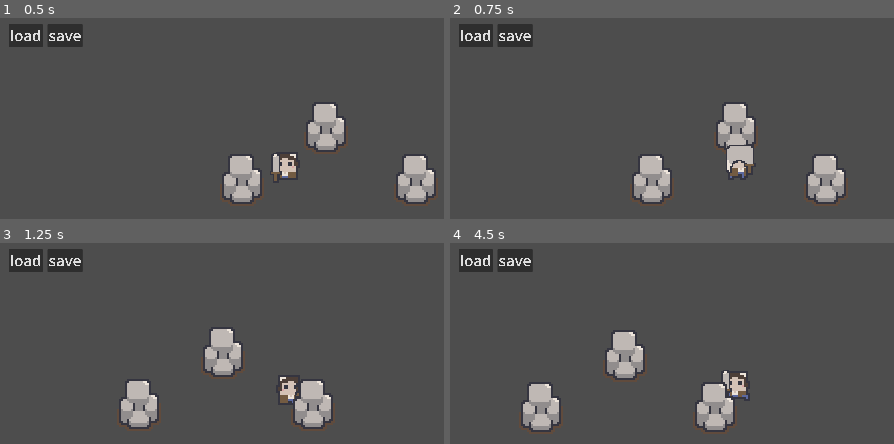
Above: before the commit, frames 1-4 (two rows, left to right).
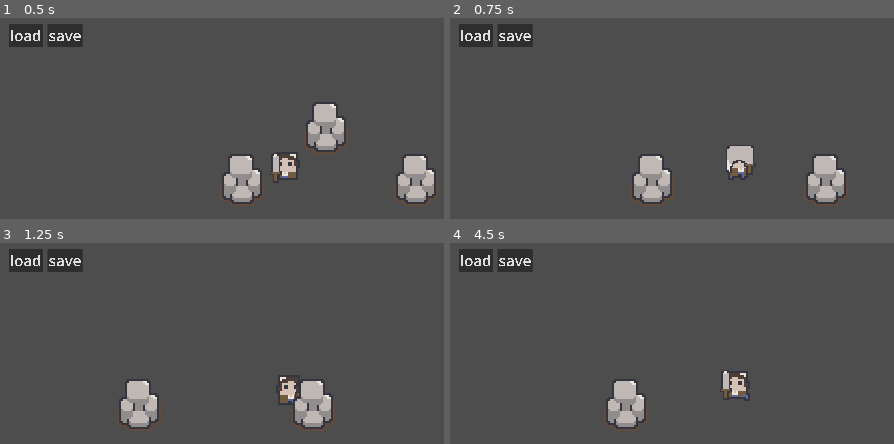
Above: after the commit, the same moments.

Repository: xingmot/godot4_notebook
Game: Godot game, scene res://Level/game_level.tscn
The game is run twice, just before and just after one commit, with the same random seed, the same clock (stepped at 60 frames per second) and the same inputs.
Inputs:
- Up to frame 1 (0.5 s): no input
- Up to frame 2 (0.75 s): hold D (right) from 0.53 s (still down); tap F (use) at 0.6 s
- Up to frame 3 (1.25 s): keep holding D (right)
- Up to frame 4 (4.5 s): release D (right) at 1.28 s; hold S (down) 1.28-2.03 s; tap F (use) every 0.75 s from 1.35 to 4.35 s; hold D (right) 2.03-2.78 s; hold W (up) 2.78-3.53 s; hold A (left) from 3.53 s (still down)

Frame 1 is identical in both runs. In frame 2, 1.3% of the frame differs, in the area x 60-69%, y 42-65%; in frame 3, 1.4%; in frame 4, 5.8%, in the area x 16-64%, y 44-94%.

Commit message:
2023.10.27-3

Diff:
--- a/体系教程/资源采集游戏-Godot4.0/Code/ResourceGatheringRPG/Characters/HandEquip.gd
+++ b/体系教程/资源采集游戏-Godot4.0/Code/ResourceGatheringRPG/Characters/HandEquip.gd
@@ -3,15 +3,13 @@
 
 @onready var equip_sprite: Sprite2D = $EquipSprite
 
-@export var equiped_item : EquippableItem:
+@export var equiped_item : HarvestingTool:
 	set(next_equipped):
 		equiped_item = next_equipped
 		if !is_node_ready():
 			await ready
 		equip_sprite.texture=equiped_item.texture
 
-
-
 func _on_hit_box_hit(hurtbox:HurtBox) -> void:
 	if equiped_item.has_method('interact_with_body'):
 		equiped_item.interact_with_body(hurtbox.get_parent())
--- a/体系教程/资源采集游戏-Godot4.0/Code/ResourceGatheringRPG/Items/harvesting_tool.gd
+++ b/体系教程/资源采集游戏-Godot4.0/Code/ResourceGatheringRPG/Items/harvesting_tool.gd
@@ -1,10 +1,14 @@
 extends EquippableItem
-
 class_name HarvestingTool
 
-func harvest():
-	pass
+@export var effected_nodes: Array[ResourceNodeType]
+@export var min_amount: int = 1
+@export var max_amount: int = 1
+
 
 func interact_with_body(body):
 	if body is ResourceNode:
-		print("Interact with resourceNode!")
+		for type in effected_nodes:
+			if body.node_types.has(type):
+				print_debug('Match found at type ', type.display_name, ' on ', body.name)
+				body.harvest(randi_range(min_amount,max_amount))
--- a/体系教程/资源采集游戏-Godot4.0/Code/ResourceGatheringRPG/Items/test_item.tres
+++ b/体系教程/资源采集游戏-Godot4.0/Code/ResourceGatheringRPG/Items/test_item.tres
@@ -1,9 +1,13 @@
-[gd_resource type="Resource" script_class="EquippableItem" load_steps=3 format=3 uid="uid://j8nybihyebqc"]
+[gd_resource type="Resource" script_class="HarvestingTool" load_steps=4 format=3 uid="uid://j8nybihyebqc"]
 
+[ext_resource type="Resource" uid="uid://qwfivwenmufw" path="res://Objects/Resources/Types/minable.tres" id="1_27gk6"]
 [ext_resource type="Script" path="res://Items/harvesting_tool.gd" id="1_gkn3q"]
 [ext_resource type="Texture2D" uid="uid://rq7oo00ad1ax" path="res://assets/playerSprites_ [version 1.0]/sword_ [iron].png" id="2_nps5m"]
 
 [resource]
 script = ExtResource("1_gkn3q")
+effected_nodes = Array[Resource("res://Objects/Resources/Types/resource_node_type.gd")]([ExtResource("1_27gk6")])
+min_damage = 1
+max_damage = 1
 display_name = "铁剑"
 texture = ExtResource("2_nps5m")
--- /dev/null
+++ b/体系教程/资源采集游戏-Godot4.0/Code/ResourceGatheringRPG/Objects/Resources/Types/minable.tres
@@ -0,0 +1,7 @@
+[gd_resource type="Resource" script_class="ResourceNodeType" load_steps=2 format=3 uid="uid://qwfivwenmufw"]
+
+[ext_resource type="Script" path="res://Objects/Resources/Types/resource_node_type.gd" id="1_6tsoh"]
+
+[resource]
+script = ExtResource("1_6tsoh")
+display_name = "Minable"
--- /dev/null
+++ b/体系教程/资源采集游戏-Godot4.0/Code/ResourceGatheringRPG/Objects/Resources/Types/resource_node_type.gd
@@ -0,0 +1,4 @@
+extends Resource
+class_name ResourceNodeType
+
+@export var display_name: String
--- /dev/null
+++ b/体系教程/资源采集游戏-Godot4.0/Code/ResourceGatheringRPG/Objects/resource_node.gd
@@ -0,0 +1,20 @@
+extends StaticBody2D
+class_name ResourceNode
+
+@export var node_types: Array[ResourceNodeType]
+@export var starting_resources: int = 1
+
+var current_resources: int:
+	set(value):
+		# 当资源被采集完时，将节点释放
+		current_resources=value
+		if value <= 0:
+			queue_free()
+
+
+func _ready() -> void:
+	current_resources = starting_resources
+
+
+func harvest(amount: int):
+	current_resources -= amount
--- a/体系教程/资源采集游戏-Godot4.0/Code/ResourceGatheringRPG/Objects/resource_node_rock_tall.gd
+++ /dev/null
@@ -1,10 +0,0 @@
-extends StaticBody2D
-
-class_name ResourceNode
-
-@export var starting_resources : int = 1
-
-var current_resources : int
-
-func _ready() -> void:
-	current_resources = starting_resources
--- a/体系教程/资源采集游戏-Godot4.0/Code/ResourceGatheringRPG/Objects/resource_node_rock_tall.tscn
+++ b/体系教程/资源采集游戏-Godot4.0/Code/ResourceGatheringRPG/Objects/resource_node_rock_tall.tscn
@@ -1,15 +1,17 @@
-[gd_scene load_steps=5 format=3 uid="uid://eneb2g8e752i"]
+[gd_scene load_steps=6 format=3 uid="uid://eneb2g8e752i"]
 
 [ext_resource type="Texture2D" uid="uid://eiwtbmyi8dc" path="res://assets/fantasy_ [version 2.0]/cave_/cave_ [resources].png" id="1_ktbch"]
-[ext_resource type="Script" path="res://Objects/resource_node_rock_tall.gd" id="1_uiqan"]
+[ext_resource type="Script" path="res://Objects/resource_node.gd" id="1_mehfy"]
 [ext_resource type="Script" path="res://Classes/HurtBox.gd" id="2_4phbp"]
+[ext_resource type="Resource" uid="uid://qwfivwenmufw" path="res://Objects/Resources/Types/minable.tres" id="2_oe0d3"]
 
 [sub_resource type="CapsuleShape2D" id="CapsuleShape2D_msh8u"]
 radius = 8.0
 height = 20.0
 
 [node name="ResourceNode_RockTall" type="StaticBody2D"]
-script = ExtResource("1_uiqan")
+script = ExtResource("1_mehfy")
+node_types = Array[Resource("res://Objects/Resources/Types/resource_node_type.gd")]([ExtResource("2_oe0d3")])
 
 [node name="HurtBox" type="Area2D" parent="."]
 script = ExtResource("2_4phbp")
Not shown, changed: 游戏开发笔记/节点笔记/@tool工具脚本与编辑器中运行.md
